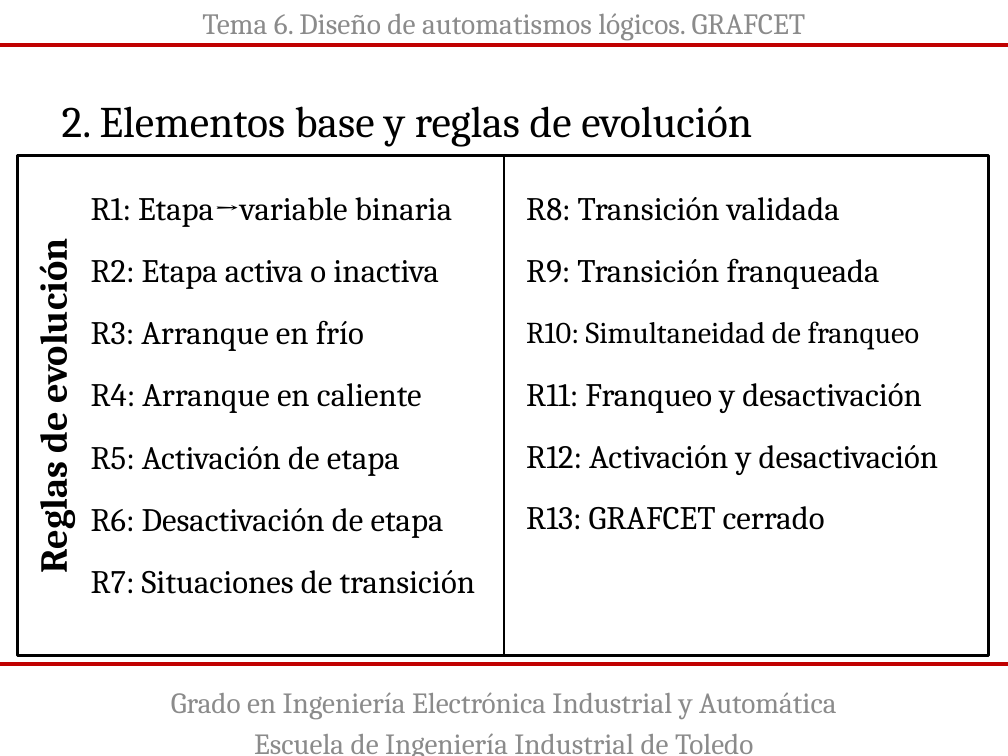
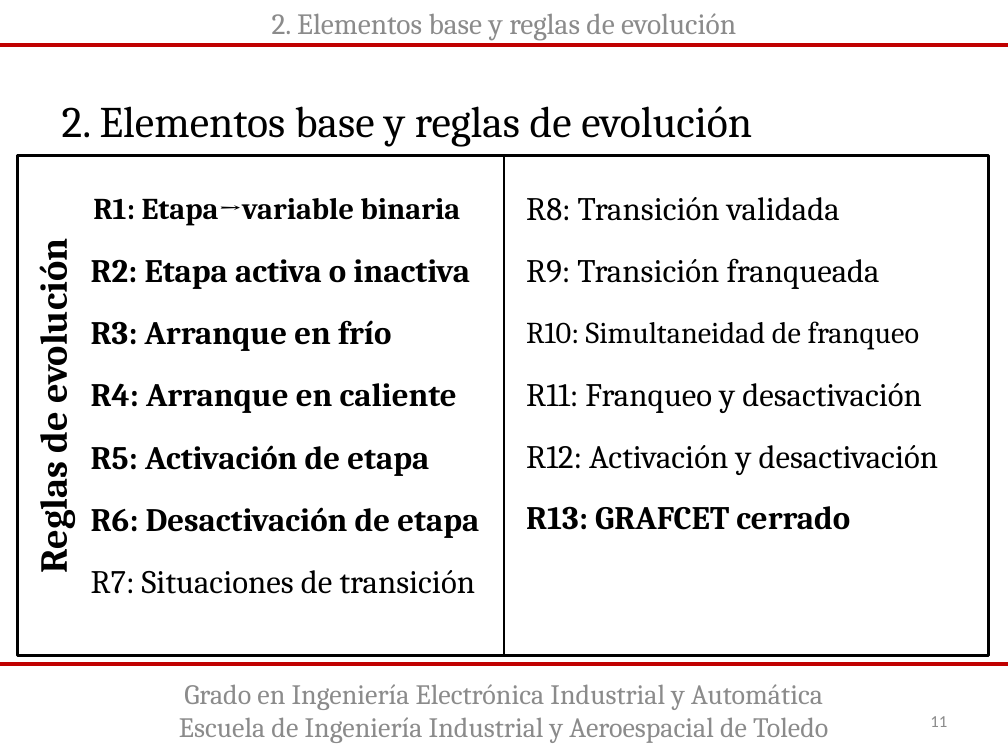
Before and after one commit to guillermorubio345/AutomatizacionIndustrial, a slide deck: slide 11 of Diseño de automatismos lógicos GRAFCET.pptx. Drawn at 1008x756 pixels with LibreOffice and Linux fonts; fonts in the diff are those of the drawing. Boxes give left, top, right and bottom in pixels: in the first picture for what was removed or moved away, otherwise in the second. Text is boxed around its words. In the diff, an @@ line names an element or a change of style, - is before the commit and + after.

Commit message:
Actualizada presentacion de Grafcet

```diff
--- a/Diseño de automatismos lógicos GRAFCET.pptx
+++ b/Diseño de automatismos lógicos GRAFCET.pptx
@@ text at [272,13,736,41]: text changed @@
-Tema 6. Diseño de automatismos lógicos. GRAFCET
+2. Elementos base y reglas de evolución
@@ text "R1: Etapa→variable binaria" at [93,198,461,226]: size 23.4 to 21.6 pt, bold on @@
@@ bold on in 6 elements at [91,259,470,289], [91,320,391,351], [91,383,457,413], [91,445,429,476], [91,507,479,538], [526,506,850,530] @@
@@ text "Grado en Ingeniería Electrónica Industrial ...": place and size @@
-text "Grado en Ingeniería Electrónica Industrial ..." at [171,692,836,756]
+text "Grado en Ingeniería Electrónica Industrial ..." at [179,684,828,743]
@@ text "Grado en Ingeniería Electrónica Industrial ..." at [179,684,828,743]: vertical alignment top to middle @@
@@ text at [184,684,823,710]: size 20.9 to 20 pt in "Grado en Ingeniería Electrónica Industrial y Automática"; less space between paragraphs @@
@@ text at [179,717,828,743]: text changed; size 20.9 to 20 pt @@
-Escuela de Ingeniería Industrial de Toledo
+Escuela de Ingeniería Industrial y Aeroespacial de Toledo
@@ page number added at [930,716,947,727], 12 pt, text #8C8C8C @@
+11
```
Also in this commit, not shown: 27 other slides changed, 2 other files.
